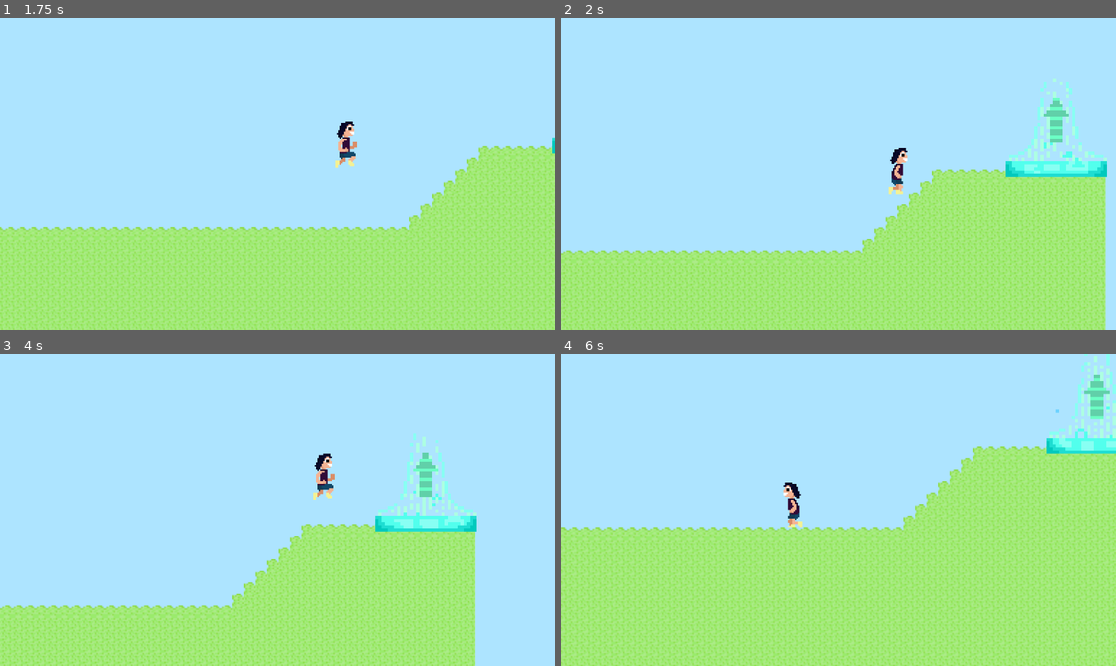
Above: before the commit, frames 1-4 (two rows, left to right).
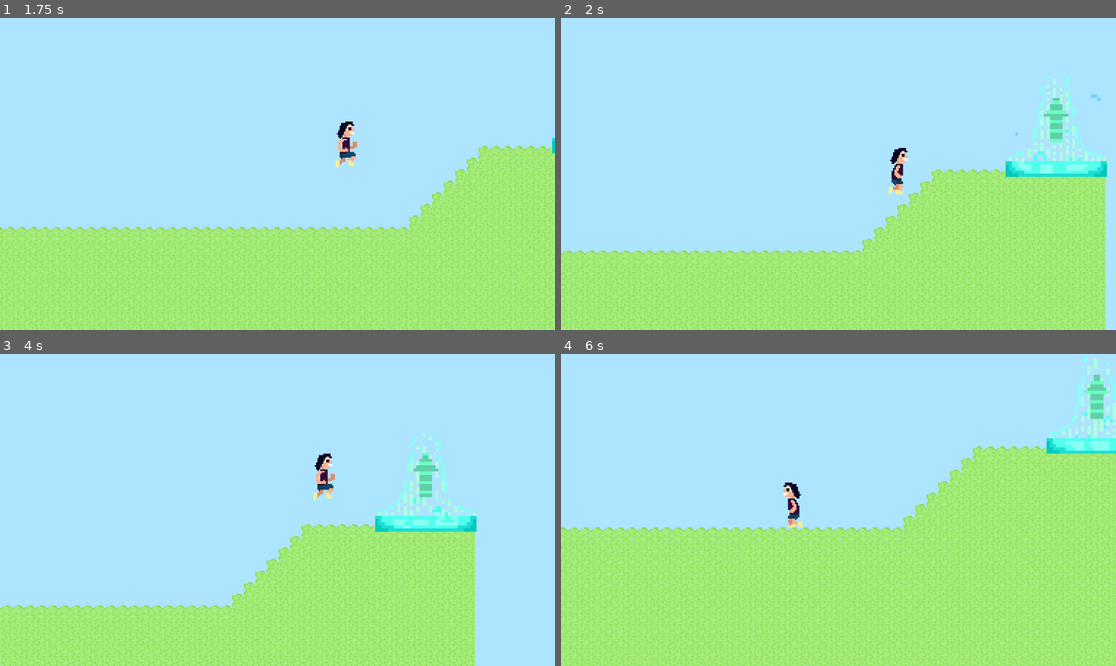
Above: after the commit, the same moments.

Repository: Saisanthosh-Selvakumar/Sai-Nav-DaydreamDFW-2025
Game: Godot game, scene res://DaydreamDFW.tscn
The game is run twice, just before and just after one commit, with the same random seed, the same clock (stepped at 60 frames per second) and the same inputs.
Inputs:
- Up to frame 1 (1.75 s): hold D (right) from 0.53 s (still down); tap W (jump) at 0.77, 1.52 s
- Up to frame 2 (2 s): keep holding D (right)
- Up to frame 3 (4 s): release D (right) at 2.03 s; hold A (left) 2.03-2.78 s; hold D (right) from 2.78 s (still down); tap W (jump) at 3.02, 3.77 s
- Up to frame 4 (6 s): release D (right) at 4.28 s; hold A (left) 4.28-5.03 s; tap W (jump) at 4.52 s; hold D (right) 5.03-5.78 s; hold A (left) from 5.78 s (still down)

Frame 1 is identical in both runs. In frame 2, 0.9% of the frame differs, in the area x 81-98%, y 18-50%; in frame 3, 0.9%; in frame 4, 0.9%.
Error after the commit: Parse Error: Preload file "res://" does not exist. (res://identity_area.gd:4)

Commit message:
Add files via upload

Diff:
--- a/DaydreamDFW.tscn
+++ b/DaydreamDFW.tscn
@@ -211,16 +211,16 @@
 
 [node name="TileMapLayer" type="TileMapLayer" parent="."]
 position = Vector2(-511, -357)
-tile_map_data = PackedByteArray("AAA9ADAAAAABAAAAAAA+ADAAAAA …(78928 unchanged characters)… BAAAAAADXAOP/AAABAAEAAADXAOT/AAABAAIAAADYAOL/AAACAAAAAADYAOP/AAACAAEAAADYAOT/AAACAAIAAADcAOL/AAABAAAAAADcAOP/AAABAAEAAADcAOT/AAABAAIAAADdAOL/AAACAAAAAADdAOP/AAACAAEAAADdAOT/AAACAAIAAAA=")
+tile_map_data = PackedByteArray("AAA9ADAAAAABAAAAAAA+ADAAAAA …(78928 unchanged characters)… BAAAAAADXAOP/AAABAAEAAADXAOT/AAABAAIAAADdAOL/AAACAAAAAADdAOP/AAACAAEAAADdAOT/AAACAAIAAAA=")
 tile_set = SubResource("TileSet_bunhl")
 
-[node name="fan" parent="." instance=ExtResource("6_bunhl")]
+[node name="fan" parent="." groups=["changeable_sprites"] instance=ExtResource("6_bunhl")]
 position = Vector2(550, -100)
 
 [node name="Spike" type="Node2D" parent="."]
 script = ExtResource("6_rdpli")
 
-[node name="Sprite2D" type="Sprite2D" parent="Spike"]
+[node name="Sprite2D" type="Sprite2D" parent="Spike" groups=["changeable_sprites"]]
 position = Vector2(903.375, -481.25)
 scale = Vector2(0.032352943, 0.026875008)
 texture = ExtResource("7_rdpli")
@@ -234,7 +234,7 @@
 [node name="Spike2" type="Node2D" parent="."]
 script = ExtResource("6_rdpli")
 
-[node name="Sprite2D" type="Sprite2D" parent="Spike2"]
+[node name="Sprite2D" type="Sprite2D" parent="Spike2" groups=["changeable_sprites"]]
 position = Vector2(1589.9375, 109.125)
 scale = Vector2(0.040546402, 0.03031249)
 texture = ExtResource("7_rdpli")
@@ -254,7 +254,7 @@
 [node name="Spike3" type="Node2D" parent="."]
 script = ExtResource("6_rdpli")
 
-[node name="Sprite2D" type="Sprite2D" parent="Spike3"]
+[node name="Sprite2D" type="Sprite2D" parent="Spike3" groups=["changeable_sprites"]]
 position = Vector2(2899.0002, -758)
 scale = Vector2(0.040546402, 0.03031249)
 texture = ExtResource("7_rdpli")
@@ -279,6 +279,7 @@
 
 [node name="Identity_area" type="Area2D" parent="."]
 script = ExtResource("10_jplqf")
+area_name = null
 
 [node name="identity_collide" type="CollisionShape2D" parent="Identity_area"]
 position = Vector2(1232, -581)
--- a/fan.tscn
+++ b/fan.tscn
@@ -1,7 +1,8 @@
-[gd_scene load_steps=9 format=3 uid="uid://bqs8tvmbeivkr"]
+[gd_scene load_steps=13 format=3 uid="uid://bqs8tvmbeivkr"]
 
 [ext_resource type="Script" uid="uid://nuo60rdq3ixm" path="res://propeller.gd" id="1_7l2ec"]
 [ext_resource type="Texture2D" uid="uid://bvci5x1de4p8n" path="res://GeyserFan.png" id="2_7l2ec"]
+[ext_resource type="Texture2D" uid="uid://6holrt41b0y4" path="res://staticAni.png" id="3_3ml7w"]
 
 [sub_resource type="RectangleShape2D" id="RectangleShape2D_7l2ec"]
 size = Vector2(69, 214.625)
@@ -21,6 +22,18 @@
 atlas = ExtResource("2_7l2ec")
 region = Rect2(0, 64, 32, 32)
 
+[sub_resource type="AtlasTexture" id="AtlasTexture_v5n3l"]
+atlas = ExtResource("3_3ml7w")
+region = Rect2(0, 0, 8, 8)
+
+[sub_resource type="AtlasTexture" id="AtlasTexture_0ofwq"]
+atlas = ExtResource("3_3ml7w")
+region = Rect2(0, 8, 8, 8)
+
+[sub_resource type="AtlasTexture" id="AtlasTexture_wtkv6"]
+atlas = ExtResource("3_3ml7w")
+region = Rect2(0, 16, 8, 8)
+
 [sub_resource type="SpriteFrames" id="SpriteFrames_v5n3l"]
 animations = [{
 "frames": [{
@@ -34,7 +47,21 @@
 "texture": SubResource("AtlasTexture_qoasc")
 }],
 "loop": true,
-"name": &"default",
+"name": &"geyser",
+"speed": 5.0
+}, {
+"frames": [{
+"duration": 1.0,
+"texture": SubResource("AtlasTexture_v5n3l")
+}, {
+"duration": 1.0,
+"texture": SubResource("AtlasTexture_0ofwq")
+}, {
+"duration": 1.0,
+"texture": SubResource("AtlasTexture_wtkv6")
+}],
+"loop": true,
+"name": &"static",
 "speed": 5.0
 }]
 
@@ -54,12 +81,12 @@
 position = Vector2(0, 70)
 shape = SubResource("RectangleShape2D_3ml7w")
 
-[node name="AnimatedSprite2D" type="AnimatedSprite2D" parent="StaticBody2D"]
+[node name="AnimatedSprite2D" type="AnimatedSprite2D" parent="StaticBody2D" groups=["changeable_sprites"]]
 texture_filter = 1
 position = Vector2(1, 41)
 scale = Vector2(2.1875, 2.1875)
 sprite_frames = SubResource("SpriteFrames_v5n3l")
-autoplay = "default"
-frame_progress = 0.24476136
+animation = &"static"
+autoplay = "geyser"
 
 [connection signal="body_entered" from="fan_area" to="." method="_on_fan_area_body_entered"]
--- a/hope_area.gd
+++ b/hope_area.gd
@@ -2,10 +2,7 @@
 
 signal player_near(area_name)
 
-@export var limit_left: int
-@export var limit_right: int
-@export var limit_top: int
-@export var limit_bottom: int
+
 
 @export var area_name = "hope"  # Change to "identity" or "joy" in each area
 
@@ -14,9 +11,5 @@
 
 		if body.name == "Player":
 			if body.selection == "none" or body.selection == "hope":
-				var camera = body.get_node("Camera2D")
-				camera.limit_left = limit_left
-				camera.limit_right = limit_right
-				camera.limit_top = limit_top
-				camera.limit_bottom = limit_bottom
+
 				body.selection = "hope"
--- a/identity_area.gd
+++ b/identity_area.gd
@@ -1,21 +1,12 @@
 extends Area2D
 
 signal player_near(area_name)
+const KEY_TEXTURE = preload("res://")
+#MENTION ANIMATED IMAGE HERE
+@export var area_name = "identity"  # Change to "identity" or "joy" in each area
 
-@export var area_name = "identity"  # Change to "identity" or "joy" in each area
-@export var limit_left: int
-@export var limit_right: int
-@export var limit_top: int
-@export var limit_bottom: int
 func _on_body_entered(body):
-
-		if body.name == "Player":
-
-			if body.selection == "none" or body.selection == "identity":
-				var camera = body.get_node("Camera2D")
-				camera.limit_left = limit_left - 100
-				camera.limit_right = limit_right - 100
-				camera.limit_top = limit_top - 100
-				camera.limit_bottom = limit_bottom - 100
-				body.selection = "identity"
-				print(body.selection)
+	if body.name == "Player":
+		for sprite in get_tree().get_nodes_in_group("changeable_sprites"):
+			if sprite is Sprite2D:
+				sprite.texture = KEY_TEXTURE
--- a/project.godot
+++ b/project.godot
@@ -14,6 +14,10 @@
 run/main_scene="uid://ni46rwn4bvs1"
 config/features=PackedStringArray("4.5", "Mobile")
 config/icon="res://icon.svg"
+
+[global_group]
+
+changeable_sprites=""
 
 [input]
 
Binary file added: geyser_gif.gif
Binary file added: replaced_texture.gif
Binary file added: replacing_texture.gif
Binary file added: staticAni.png
Not shown, added: staticAni.png.import
